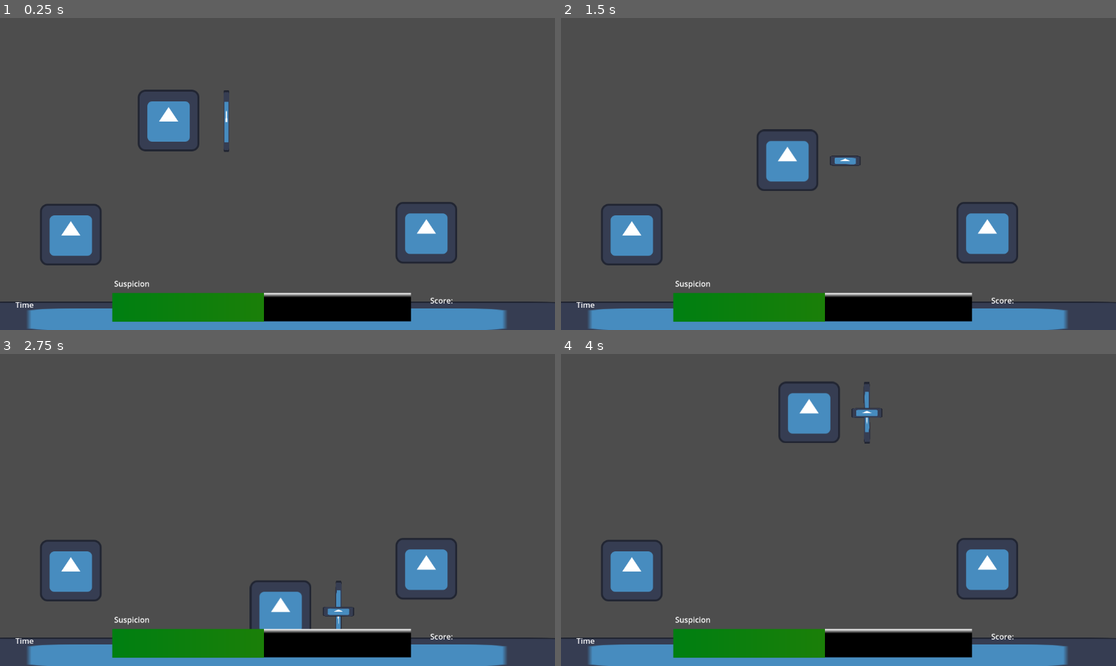
Above: before the commit, frames 1-4 (two rows, left to right).
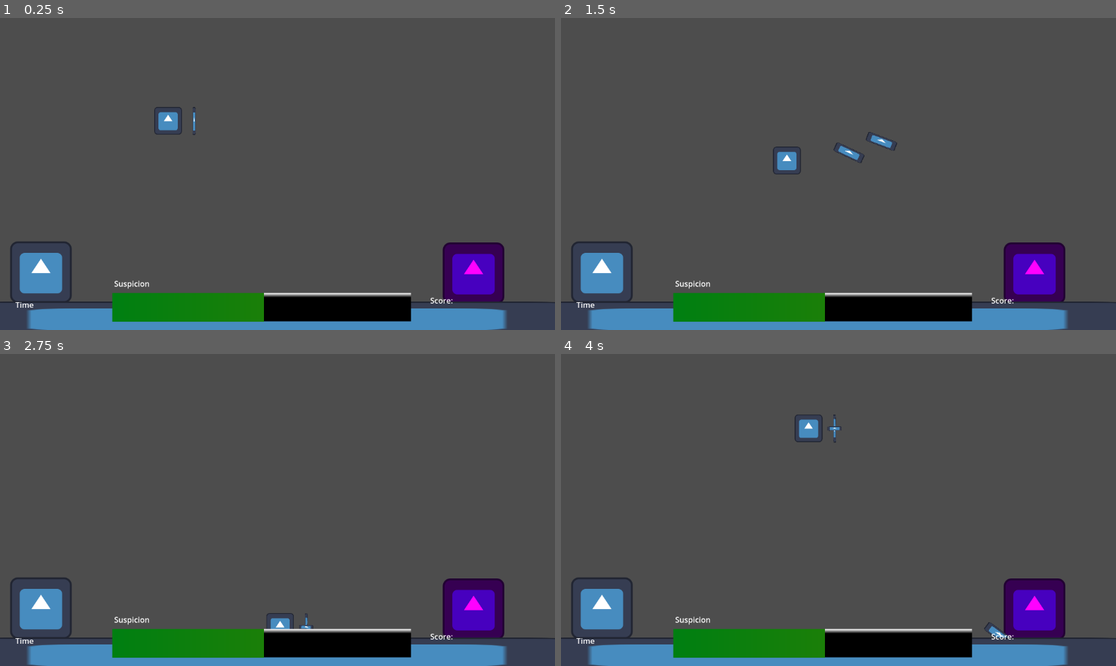
Above: after the commit, the same moments.

Repository: Jose-YP/Melon2023
Game: Godot game, scene res://Scenes/Main.tscn
Two runs of this game, one before a commit and one after it. Both use one fixed random seed, a clock stepped at 60 frames per second and the inputs below. The engine's default icon, where the game draws it, is replaced by a stand-in: a white triangle on a blue panel in a dark square.
Inputs (mouse positions are in pixels of both pictures, inside the frame that each line leads up to):
- Up to frame 1 (0.25 s): no input
- Up to frame 2 (1.5 s): tap Enter at 0.5 s; move the mouse to (960, 158) at 0.52 s; press the mouse at (960, 158) at 0.53 s; hold D (Right) 0.53-1.28 s; move the mouse to (727, 189) at 1.27 s; release the mouse at (727, 189) at 1.28 s; hold S (Down) from 1.28 s (still down); click (727, 189) at 1.35 s
- Up to frame 3 (2.75 s): move the mouse to (333, 441) at 2.02 s; release S (Down) at 2.03 s; press the mouse at (333, 441) at 2.03 s; hold D (Right) from 2.03 s (still down)
- Up to frame 4 (4 s): move the mouse to (810, 572) at 2.77 s; release D (Right) at 2.78 s; release the mouse at (810, 572) at 2.78 s; hold W (Up) 2.78-3.53 s; click (810, 572) at 2.85 s; move the mouse to (1005, 556) at 3.52 s; press the mouse at (1005, 556) at 3.53 s; hold A (Left) from 3.53 s (still down)

The runs differ from the first frame. In frame 1, 7.0% of the frame differs, in the area x 1-91%, y 22-91%; in frame 2, 7.2%; in frame 3, 7.0%; in frame 4, 7.3%, in the area x 1-91%, y 8-91%.

Commit message:
Trying to fix arrow rotation and location

Diff:
--- a/Code/Main.gd
+++ b/Code/Main.gd
@@ -1 +1,15 @@
 extends Node2D
+
+@onready var player = $Player
+
+func _on_player_shoot_arrow(arrow,aim):
+	arrow.position = player.bowPosition
+	arrow.look_at(aim)
+	arrow.get_parent().remove_child(arrow)
+	$Projectiles.add_child(arrow)
+	print(player.bowPosition)
+	print(arrow.position, arrow.rotation)
+
+	player.drawingBow = false
+	player.bow.hide()
+	player.rotation = 0 #make this a tween later
--- a/Code/Player.gd
+++ b/Code/Player.gd
@@ -1,13 +1,18 @@
 extends CharacterBody2D
 
 @export var speed: int = 600
-@export var bowDistance: int = 600
+@export var bowDistance: int = 1
 @export var arrow: PackedScene
 @export var trap: PackedScene
 
 @onready var bow = $RangedTools/Bow
+@onready var bowCooldown = $RangedTools/BowCooldown
+@onready var meleeInvisTime = $MeleeTools/InvisTimer
+
+signal shootArrow(arrow, aim)
 
 var currentArrow
+var bowPosition: Vector2
 var drawingBow: bool = false
 var meleeRange: bool = false
 var stealthy: bool = false
@@ -41,6 +46,8 @@
 	#----------------------------------------------
 	#RANGED CONTROL
 	#----------------------------------------------
+	bowPosition = (bow.position * aim.normalized()) + position
+
 	if not meleeRange:
 		if drawingBow:
 			if Input.is_action_pressed("Action"): #As long as action is held, keep aiming
@@ -51,12 +58,14 @@
 				currentArrow.look_at(aim)
 
 			if Input.is_action_just_released("Action"): #When released shoot arrow
-				drawingBow = false
-				bow.hide()
-
 				currentArrow.freeze = false
 				currentArrow.linear_velocity = aim * bowDistance
+				currentArrow.apply_central_force(currentArrow.linear_velocity)
+				currentArrow.arrowTime.start()
+				shootArrow.emit(currentArrow, aim)
+
 				print("Shoot ", aim, "With: ", currentArrow.linear_velocity)
+
 		else:
 			if Input.is_action_just_pressed("Action"): #spawn the arrow
 				drawingBow = true
@@ -70,6 +79,13 @@
 				currentArrow.freeze = true
 				$RangedTools.add_child(currentArrow)
 
+	#----------------------------------------------
+	#MELEE CONTROL
+	#----------------------------------------------
+	else:
+		pass
+
+
 #----------------------------------------------
 #SIGNALS
 #----------------------------------------------
--- a/Code/arrow.gd
+++ b/Code/arrow.gd
@@ -5,21 +5,36 @@
 var sticking: bool = false
 var stickPos: Vector2
 
+#----------------------------------------------
+#INITIALIZATION AND PROCESS
+#----------------------------------------------
 func _ready():
 	arrowTime.set_paused(false)
 	arrowTime.set_autostart(false)
 
-func _process(_delta):
-#	print(arrowTime.time_left)
-	#print(linear_velocity)
+func _process(delta):
+	if linear_velocity != Vector2.ZERO:
+		position += linear_velocity * delta
+
+		#print("Position: ", position, "Velocity: ", linear_velocity)
 	if sticking == true:
-		print("AA")
 		position = stickPos
 
+#----------------------------------------------
+#HELPER FUNCTIONS
+#----------------------------------------------
+func stick():
+	stickPos = position
+	linear_velocity = Vector2.ZERO
+	freeze = true
+	lock_rotation = true
+	sticking = true
+
+#----------------------------------------------
+#SIGNALS
+#----------------------------------------------
 func _on_timer_timeout(): #Despawn
 	queue_free()
 
 func _on_stick_area_area_entered(_area): #Stick to whatever it hits
-	stickPos = position
-	sticking = true
-	arrowTime.start()
+	call_deferred("stick")
--- /dev/null
+++ b/Code/character.gd
@@ -0,0 +1,11 @@
+extends StaticBody2D
+
+
+# Called when the node enters the scene tree for the first time.
+func _ready():
+	pass # Replace with function body.
+
+
+# Called every frame. 'delta' is the elapsed time since the previous frame.
+func _process(_delta):
+	pass
--- /dev/null
+++ b/Resources/outline.gdshader
@@ -0,0 +1,22 @@
+shader_type canvas_item; //Credit to bramreth and NathanLovato for the script
+
+uniform vec4 line_color: source_color = vec4(1.0);
+uniform float line_thickness : hint_range(0, 10) = 1.0;
+
+const vec2 OFFSETS[8] = {
+	vec2(-1, -1), vec2(-1, 0), vec2(-1, 1), vec2(0, -1), vec2(0, 1),
+	vec2(1, -1), vec2(1, 0), vec2(1, 1)
+};
+
+void fragment() {
+	vec2 size = TEXTURE_PIXEL_SIZE * line_thickness;
+	float outline = 0.0;
+
+	for (int i = 0; i < OFFSETS.length(); i++) {
+		outline += texture(TEXTURE, UV + size * OFFSETS[i]).a;
+	}
+	outline = min(outline, 1.0);
+
+	vec4 color = texture(TEXTURE, UV);
+	COLOR = mix(color, line_color, outline - color.a);
+}
--- a/Scenes/Main.tscn
+++ b/Scenes/Main.tscn
@@ -14,13 +14,17 @@
 position = Vector2(348, 214)
 
 [node name="TestCharacter" parent="Characters" instance=ExtResource("2_36bu7")]
-position = Vector2(-200, 235)
+position = Vector2(-262, 313)
 
 [node name="TestLover" parent="Characters" instance=ExtResource("3_sb2b3")]
-position = Vector2(538, 231)
+position = Vector2(636, 315)
+script = null
 
 [node name="Player" parent="." instance=ExtResource("2_ssk07")]
 position = Vector2(348, 214)
+scale = Vector2(0.45, 0.45)
+
+[node name="Projectiles" type="Node2D" parent="."]
 
 [node name="UI" type="Control" parent="."]
 layout_mode = 3
@@ -36,3 +40,5 @@
 
 [node name="BackgroundObject" parent="Background" instance=ExtResource("5_ck750")]
 position = Vector2(206, 411)
+
+[connection signal="shootArrow" from="Player" to="." method="_on_player_shoot_arrow"]
--- a/Scenes/Player.tscn
+++ b/Scenes/Player.tscn
@@ -5,11 +5,11 @@
 [ext_resource type="PackedScene" uid="uid://xxkvaoecflv4" path="res://Scenes/arrow.tscn" id="2_1vbe6"]
 [ext_resource type="PackedScene" uid="uid://l48k2ubbfvy4" path="res://Scenes/trap.tscn" id="3_dtcct"]
 
+[sub_resource type="RectangleShape2D" id="RectangleShape2D_6xev0"]
+size = Vector2(117, 119)
+
 [sub_resource type="RectangleShape2D" id="RectangleShape2D_hy7cw"]
 size = Vector2(215, 196)
-
-[sub_resource type="RectangleShape2D" id="RectangleShape2D_6xev0"]
-size = Vector2(117, 119)
 
 [node name="Player" type="CharacterBody2D"]
 motion_mode = 1
@@ -21,6 +21,10 @@
 position = Vector2(2, -1)
 texture = ExtResource("1_i67so")
 
+[node name="Hitbox" type="CollisionShape2D" parent="."]
+position = Vector2(2.5, -0.5)
+shape = SubResource("RectangleShape2D_6xev0")
+
 [node name="RangedTools" type="Node2D" parent="."]
 
 [node name="Bow" type="Sprite2D" parent="RangedTools"]
@@ -29,6 +33,8 @@
 texture = ExtResource("1_i67so")
 
 [node name="BowCooldown" type="Timer" parent="RangedTools"]
+wait_time = 5.0
+one_shot = true
 
 [node name="MeleeTools" type="Node2D" parent="."]
 
@@ -41,11 +47,11 @@
 shape = SubResource("RectangleShape2D_hy7cw")
 debug_color = Color(0.843137, 0.380392, 0, 0.419608)
 
+[node name="InvisTimer" type="Timer" parent="MeleeTools"]
+wait_time = 2.0
+one_shot = true
+
 [node name="TrapTools" type="Node2D" parent="."]
-
-[node name="Hitbox" type="CollisionShape2D" parent="."]
-position = Vector2(2.5, -0.5)
-shape = SubResource("RectangleShape2D_6xev0")
 
 [connection signal="area_entered" from="MeleeTools/MeleeRange" to="." method="_on_melee_range_area_entered"]
 [connection signal="area_exited" from="MeleeTools/MeleeRange" to="." method="_on_melee_range_area_exited"]
--- a/Scenes/arrow.tscn
+++ b/Scenes/arrow.tscn
@@ -11,6 +11,7 @@
 
 [node name="Arrow" type="RigidBody2D"]
 scale = Vector2(-1, -1)
+gravity_scale = 0.01
 script = ExtResource("1_o5cxo")
 
 [node name="Icon" type="Sprite2D" parent="."]
@@ -22,7 +23,7 @@
 shape = SubResource("RectangleShape2D_8j0wl")
 
 [node name="Timer" type="Timer" parent="."]
-wait_time = 0.5
+wait_time = 1.25
 
 [node name="StickArea" type="Area2D" parent="."]
 
--- a/Scenes/character.tscn
+++ b/Scenes/character.tscn
@@ -1,11 +1,13 @@
-[gd_scene load_steps=3 format=3 uid="uid://26yvoiikd1pl"]
+[gd_scene load_steps=4 format=3 uid="uid://26yvoiikd1pl"]
 
+[ext_resource type="Script" path="res://Code/character.gd" id="1_8yxad"]
 [ext_resource type="Texture2D" uid="uid://demmdpdkaxemx" path="res://Assets/icon.svg" id="1_k7qb8"]
 
 [sub_resource type="RectangleShape2D" id="RectangleShape2D_ofii5"]
 size = Vector2(126, 124)
 
 [node name="Character" type="StaticBody2D"]
+script = ExtResource("1_8yxad")
 
 [node name="Icon" type="Sprite2D" parent="."]
 position = Vector2(-1, 1)
@@ -17,8 +19,11 @@
 [node name="Looking" type="Node2D" parent="."]
 
 [node name="Forward" type="RayCast2D" parent="Looking"]
-target_position = Vector2(120, 0)
+target_position = Vector2(407, 0)
 
 [node name="Up" type="RayCast2D" parent="Looking"]
 scale = Vector2(-1, -1)
-target_position = Vector2(0, 120)
+target_position = Vector2(0, 297)
+
+[node name="Between" type="RayCast2D" parent="Looking"]
+target_position = Vector2(275, -252)
--- a/Scenes/lover.tscn
+++ b/Scenes/lover.tscn
@@ -3,3 +3,9 @@
 [ext_resource type="PackedScene" uid="uid://26yvoiikd1pl" path="res://Scenes/character.tscn" id="1_3vq3f"]
 
 [node name="StaticBody2D" instance=ExtResource("1_3vq3f")]
+
+[node name="Icon" parent="." index="0"]
+modulate = Color(1, 0, 1, 1)
+
+[node name="MeleeArea" type="Marker2D" parent="." index="3"]
+position = Vector2(-78, -28)
Not shown, changed: README.md
